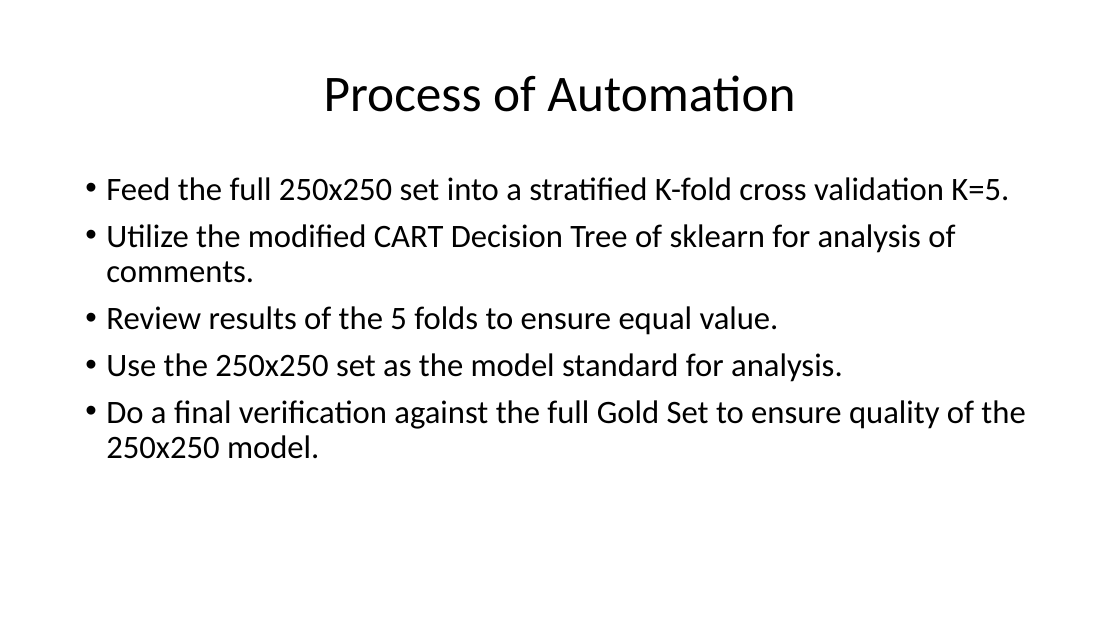
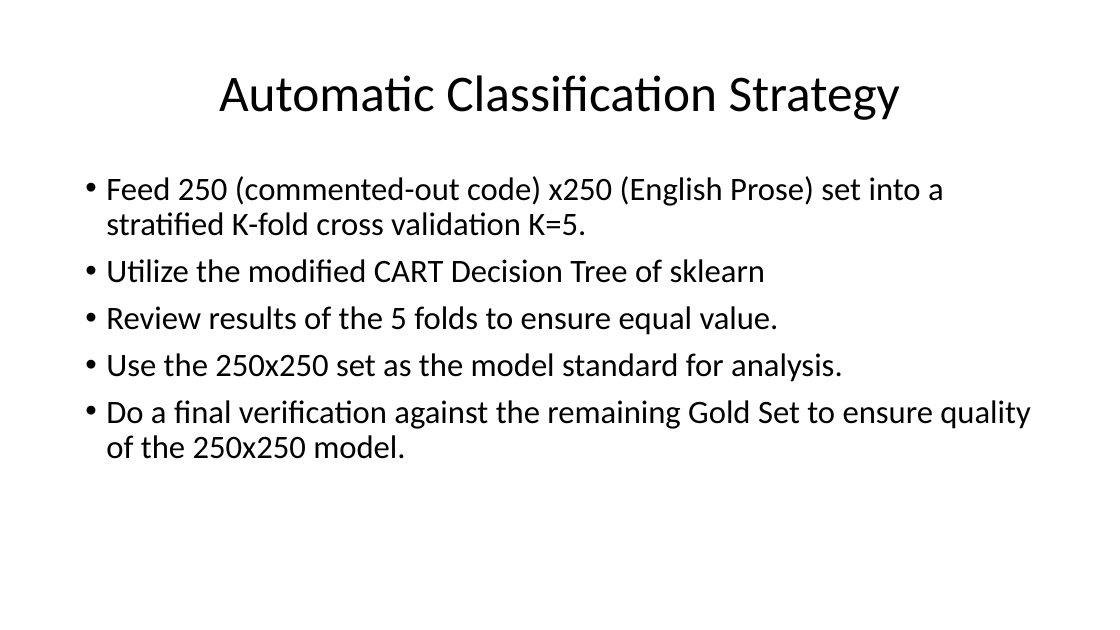
Before and after one commit to mjdecker/Commented-out-Code-Analysis, a slide deck: slide 10 of AUTOMATIC IDENTIFICATION AND ANALYSIS OF COMMENTED OUT CODE.pptx. Drawn at 1120x630 pixels with LibreOffice and Linux fonts; fonts in the diff are those of the drawing. Boxes give left, top, right and bottom in pixels: in the first picture for what was removed or moved away, otherwise in the second. Text is boxed around its words. In the diff, an @@ line names an element or a change of style, - is before the commit and + after.

Commit message:
Edit presentation

```diff
--- a/AUTOMATIC IDENTIFICATION AND ANALYSIS OF COMMENTED OUT CODE.pptx
+++ b/AUTOMATIC IDENTIFICATION AND ANALYSIS OF COMMENTED OUT CODE.pptx
@@ title at bbox=[219, 75, 900, 120]: text changed @@
-Process of Automation
+Automatic Classification Strategy
@@ text at bbox=[106, 176, 944, 283]: text changed @@
-• Feed the full 250x250 set into a stratified K-fold cross validation K=5.
-• Utilize the modified CART Decision Tree of sklearn for analysis of comments.
+• Feed 250 (commented-out code) x250 (English Prose) set into a stratified K-fold cross validation K=5.
+• Utilize the modified CART Decision Tree of sklearn
@@ text at bbox=[106, 400, 1031, 459]: text changed @@
-• Do a final verification against the full Gold Set to ensure quality of the 250x250 model.
+• Do a final verification against the remaining Gold Set to ensure quality of the 250x250 model.
```
Also in this commit, not shown: 2 other slides changed.
